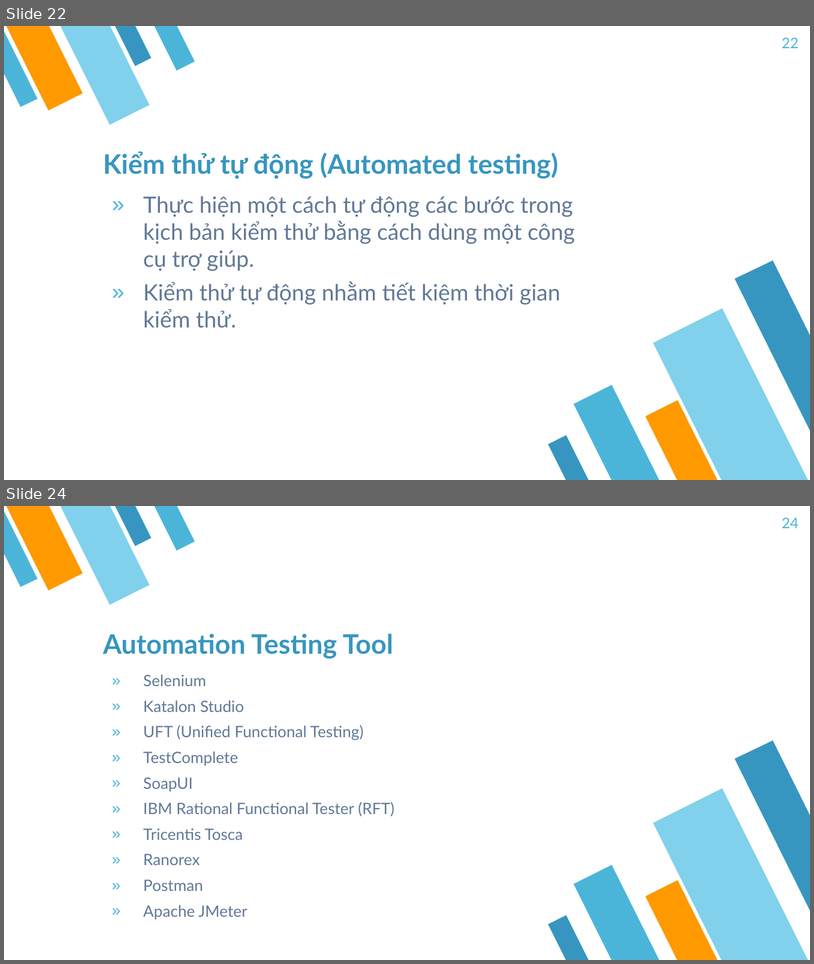
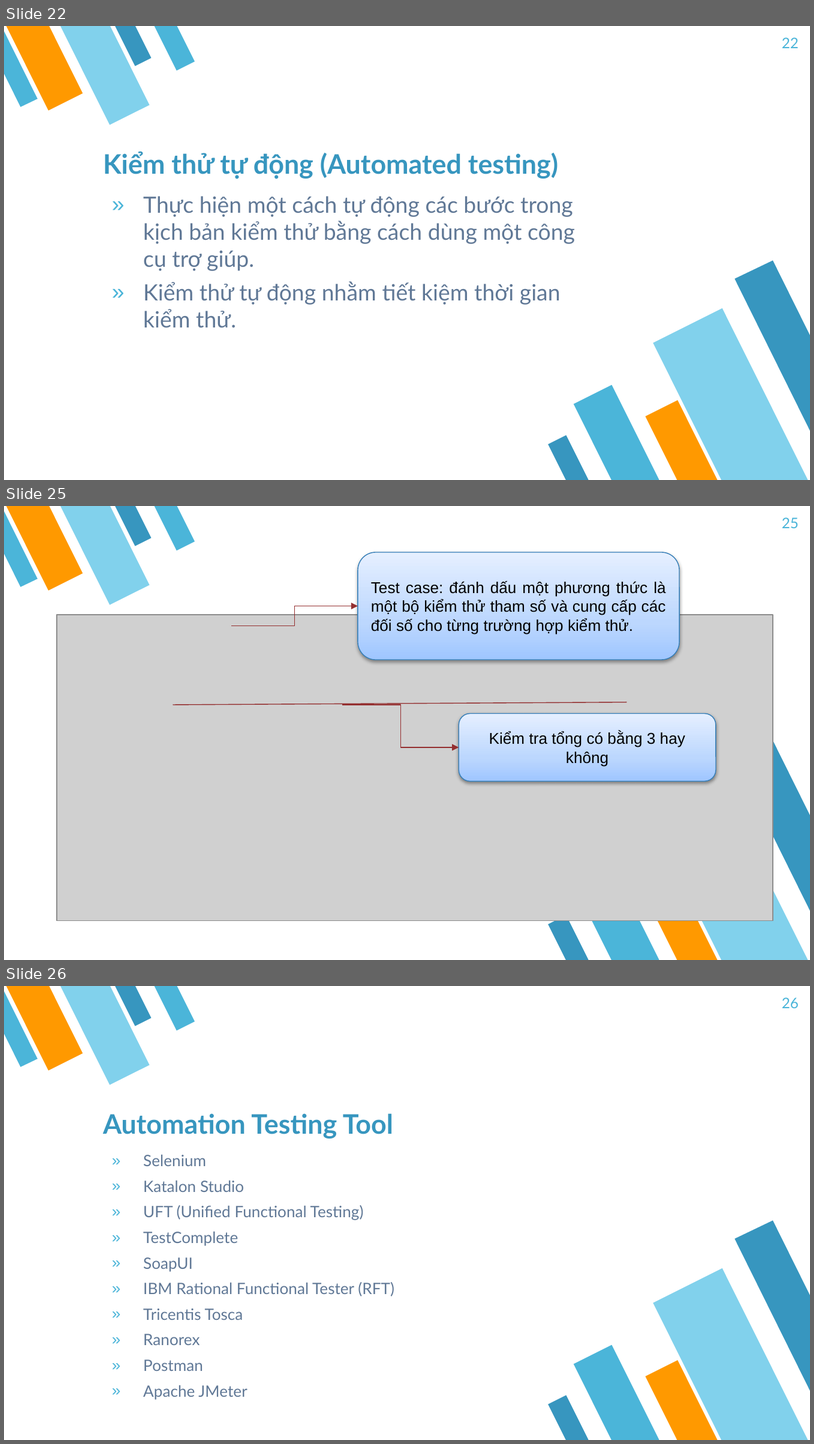
Before and after one commit to vanluom123/seminar, a slide deck: Report/SoftwareTesting_Nhom1_15520461_15520059_15520278_SE400.K11.pptx. Shown one above the other, each under a label of ours: slides 22 and 24 before the commit, slides 22, 25 and 26 after it; the slides between them are not shown. The pictures are 814x964 and 814x1444 pixels, drawn with LibreOffice and Linux fonts; fonts in the diff are those of the drawing; grey boxes stand for pictures. Boxes give left, top, right and bottom in pixels: in the first picture for what was removed or moved away, otherwise in the second. Text is boxed around its words. In the diff, an @@ line names an element or a change of style, - is before the commit and + after.

```diff
--- a/Report/SoftwareTesting_Nhom1_15520461_15520059_15520278_SE400.K11.pptx
+++ b/Report/SoftwareTesting_Nhom1_15520461_15520059_15520278_SE400.K11.pptx
@@ slide 25 added at [4, 506, 810, 960], background #FFFFFF; not listed: 10 template elements that a slide beside it also shows @@
@@ page number added at [782, 517, 799, 528], 13 pt, text #4BB5D9 @@
+25
@@ rounded rectangle added at [358, 552, 680, 659], fill gradient #A0C8FF to #BCD7FF to #E5F0FF, outline #367EB9 0.75 pt, 14 pt, text #000000 @@
+Test case: đánh dấu một phương thức là một bộ kiểm thử tham số và cung cấp các đối số cho từng trường hợp kiểm thử.
@@ elbow arrow added from (231, 625) to (358, 606), #952F30 0.75 pt @@
@@ picture added at [56, 615, 773, 921] @@
@@ line added from (173, 705) to (627, 702), #952F30 0.75 pt @@
@@ elbow arrow added from (342, 705) to (459, 747), #952F30 0.75 pt @@
@@ rounded rectangle added at [459, 713, 716, 781], fill gradient #A0C8FF to #BCD7FF to #E5F0FF, outline #367EB9 0.75 pt, 14 pt, text #000000 @@
+Kiểm tra tổng có bằng 3 hay không
@@ what was slide 24 is now slide 26 @@
@@ page number at [782, 997, 799, 1008]: text changed @@
-24
+26
```
Also in this commit, not shown: 1 slide changed, 1 other slide added, 8 other files.
